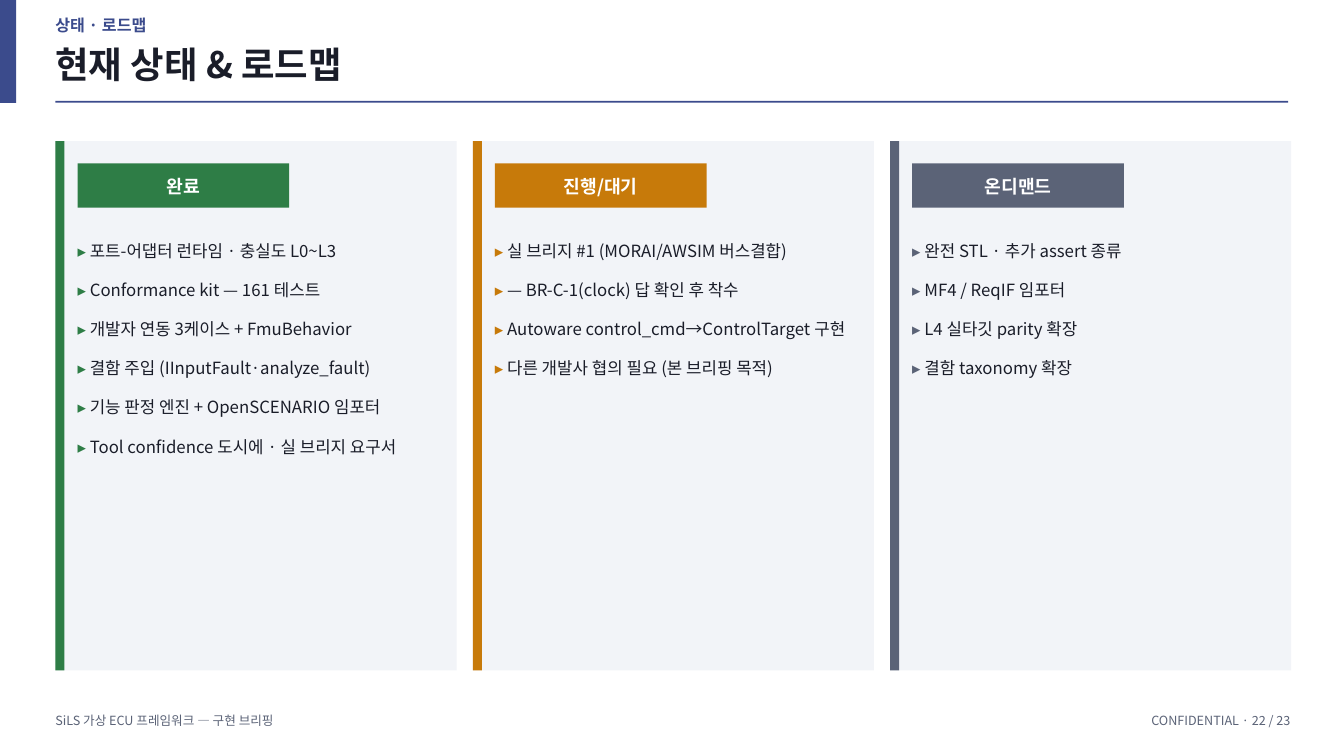
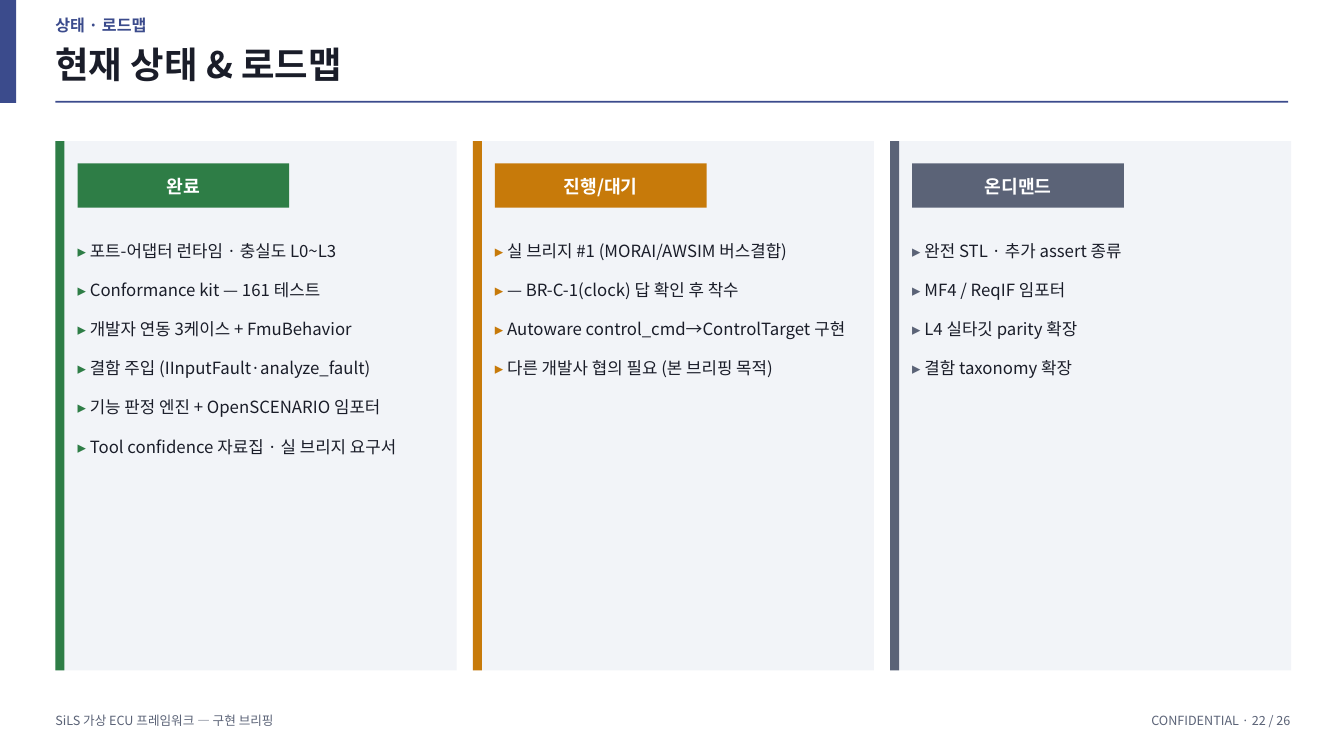
Before and after one commit to OSS-TEST-GROUP/oss_multisw_framework, a slide deck: slide 22 of docs/sils-implementation-brief.pptx. Drawn at 1344x756 pixels with LibreOffice and Linux fonts; fonts in the diff are those of the drawing. Boxes give left, top, right and bottom in pixels: in the first picture for what was removed or moved away, otherwise in the second. Text is boxed around its words. In the diff, an @@ line names an element or a change of style, - is before the commit and + after.

```diff
--- a/docs/sils-implementation-brief.pptx
+++ b/docs/sils-implementation-brief.pptx
@@ text at [90, 439, 396, 455]: text changed @@
-▸ Tool confidence 도시에 · 실 브리지 요구서
+▸ Tool confidence 자료집 · 실 브리지 요구서
@@ text at [1151, 715, 1290, 725]: text changed @@
-CONFIDENTIAL · 22 / 23
+CONFIDENTIAL · 22 / 26
```
Also in this commit, not shown: 19 other slides changed, 3 slides added, 3 other files.
